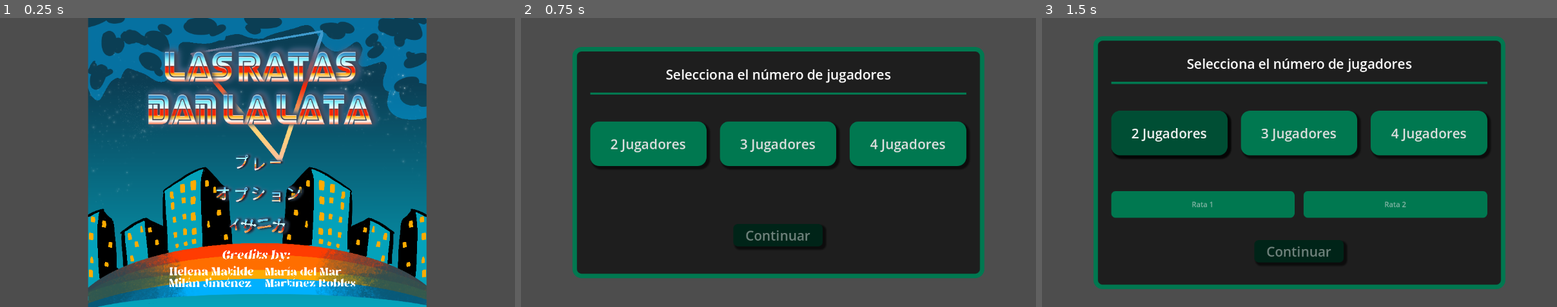
Above: before the commit, frames 1-3 (left to right).
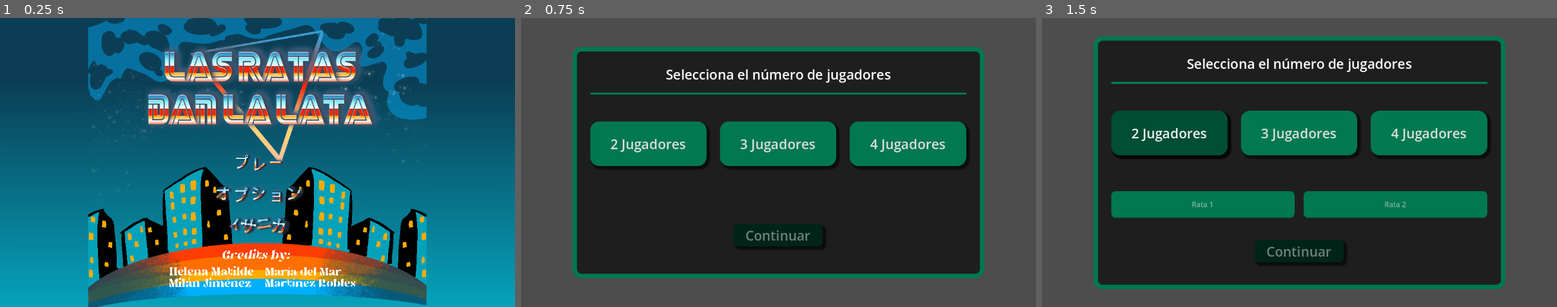
Above: after the commit, the same moments.

Repository: mamRobles/Las_ratas_dan_la_lata
Game: Godot game, scene res://Inicio/Scenes/MDI.tscn
Same seed, same stepped clock (60 frames per second), same inputs: the game is played once before the commit and once after it.
Inputs (mouse positions are in pixels of both pictures, inside the frame that each line leads up to):
- Up to frame 1 (0.25 s): no input
- Up to frame 2 (0.75 s): click (778, 162) at 0.5 s
- Up to frame 3 (1.5 s): click "2 Jugadores" at 1.25 s

The runs differ from the first frame. In frame 1, 34% of the frame differs, in the area x 0-100%, y 0-100%; in frame 2, nothing differs; in frame 3, nothing differs.

Commit message:
arreglado (mayoritariamente) un bug que hacía que el fondo del mini2 impidiera usar el menú de pausa. Aplicado un fondo también al menú de inicio usando los mismos principios

Diff:
--- a/Inicio/Scenes/MDI.tscn
+++ b/Inicio/Scenes/MDI.tscn
@@ -9,6 +9,7 @@
 [ext_resource type="Texture2D" uid="uid://bqtjr47ukdpa2" path="res://Sistema/Sprites/salirjp.png" id="7_ffljh"]
 [ext_resource type="Texture2D" uid="uid://bnghvrv7lygq0" path="res://Sistema/Sprites/salires.png" id="8_w3f5f"]
 [ext_resource type="AudioStream" uid="uid://cbxrgbcsdvwxi" path="res://Sistema/musica_mdi.mp3" id="9_4t80b"]
+[ext_resource type="Texture2D" uid="uid://b0xt5r55yac1u" path="res://Sistema/Sprites/fondoUI.png" id="10_ffljh"]
 
 [node name="MDI" type="MarginContainer"]
 anchors_preset = 8
@@ -29,7 +30,7 @@
 script = ExtResource("1_r7mvp")
 
 [node name="TextureRect" type="TextureRect" parent="."]
-z_index = -15
+z_index = -4
 custom_minimum_size = Vector2(1152, 648)
 layout_mode = 2
 size_flags_horizontal = 4
@@ -81,6 +82,15 @@
 autoplay = true
 parameters/looping = true
 
+[node name="TextureRect2" type="TextureRect" parent="."]
+light_mask = 512
+visibility_layer = 512
+z_index = -14
+layout_mode = 2
+mouse_filter = 2
+texture = ExtResource("10_ffljh")
+expand_mode = 3
+
 [connection signal="pressed" from="Opciones/Jugar-boton" to="." method="_on_jugarboton_pressed"]
 [connection signal="pressed" from="Opciones/Opciones boton" to="." method="_on_opciones_boton_pressed"]
 [connection signal="pressed" from="Opciones/Salir-boton" to="." method="_on_jugarboton_pressed"]
--- a/MINI2/Scenes/MINI2.tscn
+++ b/MINI2/Scenes/MINI2.tscn
@@ -14,16 +14,23 @@
 script = ExtResource("2_heduh")
 
 [node name="fondo" type="Sprite2D" parent="Node2D"]
+light_mask = 512
+visibility_layer = 512
+z_index = -16
 position = Vector2(-26, -2)
 scale = Vector2(0.48, 0.48)
 texture = ExtResource("2_nr5u8")
 centered = false
 
 [node name="Imagen-mini2" parent="Node2D" instance=ExtResource("3_heduh")]
+show_behind_parent = true
+light_mask = 512
+visibility_layer = 512
 offset_left = 285.0
 offset_top = 100.0
 offset_right = 885.0
 offset_bottom = 450.0
+mouse_filter = 2
 
 [node name="hora_de_la_bestia" type="Timer" parent="Node2D"]
 wait_time = 50.0
Not shown: 1 places in Inicio/Scenes/MDI.tscn that only renumber resources
